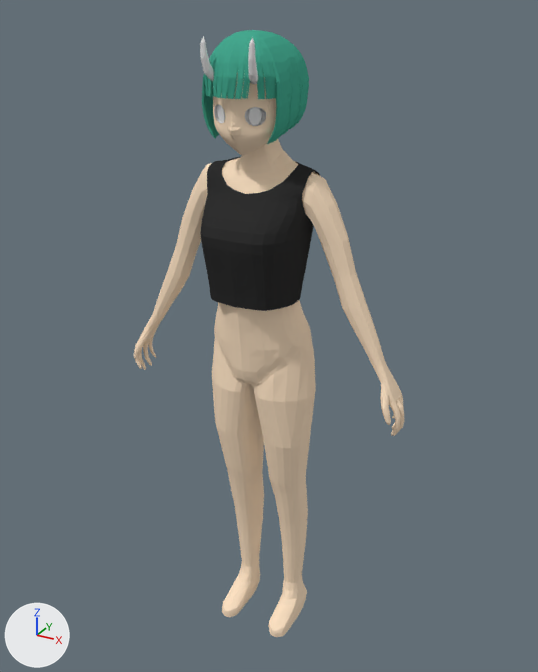
The Blender file untitled.blend, before and after one commit.
One viewpoint serves both versions: a 50 mm lens placed at (10.03, -11.33, 19.66), pointed at (-0.01, 6.94, 10.53). Every picture has the same lights, and +X, +Y and +Z are marked at lower left.

The older version as bpy lines, for what is in view:
```python
ob_arm = bpy.data.objects.new('arm', me_平面_005)
ob_arm.location = (0.0, -1.0, 17.3)
ob_arm.rotation_euler = (1.571, 0.0, 0.0)  # degrees (90, 0, 0)
ob_arm.scale = (0.158, 0.158, 0.158)
ob_body = bpy.data.objects.new('body', me_平面_002)
ob_body.location = (0.0, -1.0, 17.3)
ob_body.rotation_euler = (1.571, 0.0, 0.0)  # degrees (90, 0, 0)
ob_body.scale = (0.158, 0.158, 0.158)
ob_eye = bpy.data.objects.new('eye', me_平面_001)
ob_eye.location = (0.0, -2.12, 17.25)
ob_eye.rotation_euler = (1.571, 0.0, 0.0)  # degrees (90, 0, 0)
ob_eye.scale = (0.184, 0.184, 0.184)
ob_eye2 = bpy.data.objects.new('eye2', me_平面_004)
ob_eye2.location = (0.0, -2.12, 17.25)
ob_eye2.rotation_euler = (1.571, 0.0, 0.0)  # degrees (90, 0, 0)
ob_eye2.scale = (0.184, 0.184, 0.184)
ob_face = bpy.data.objects.new('face', me_平面)
ob_face.location = (0.0, -2.12, 17.25)
ob_face.rotation_euler = (1.571, 0.0, 0.0)  # degrees (90, 0, 0)
ob_face.scale = (0.184, 0.184, 0.184)
ob_hair = bpy.data.objects.new('hair', me_平面_006)
ob_hair.location = (0.0, -2.12, 17.25)
ob_hair.rotation_euler = (1.571, 0.0, 0.0)  # degrees (90, 0, 0)
ob_hair.scale = (0.184, 0.184, 0.184)
ob_leg = bpy.data.objects.new('leg', me_平面_007)
ob_leg.location = (0.0, -1.0, 17.3)
ob_leg.rotation_euler = (1.571, 0.0, 0.0)  # degrees (90, 0, 0)
ob_leg.scale = (0.158, 0.158, 0.158)
ob_shirt = bpy.data.objects.new('shirt', me_平面_003)
ob_shirt.location = (0.0, -1.0, 17.3)
ob_shirt.rotation_euler = (1.571, 0.0, 0.0)  # degrees (90, 0, 0)
ob_shirt.scale = (0.158, 0.158, 0.158)
```
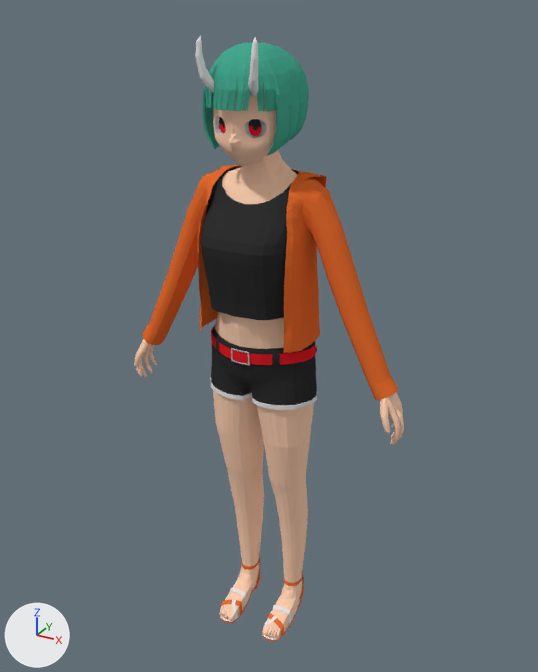
Edits to the bpy script that builds the scene:
```text
Change me_平面_007:
    used by ob_leg; location = (0.0, -1.0, 17.3); rotation_euler = (1.571, 0.0, 0.0), in degrees (90, 0, 0); scale = (0.158, 0.158, 0.158)
    remove me_平面_007.from_pydata(...)  # 322 vertices, 310 faces; spans x 0.8..11.0, y -108.8..-43.8, z -55.0..-41.2
    add me_平面_007.from_pydata(...)  # 162 vertices, 144 faces; spans x 0.8..11.0, y -100.4..-43.8, z -54.8..-41.4
    me_平面_007 part 1: 160 vertices removed from x 3.5..8.0, y -108.8..-102.3, z -55.0..-41.2
    me_平面_007 part 2: 13 vertices moved from x 0.8..9.6, y -62.0..-48.4, z -45.0..-41.4 to x 1.0..9.3, y -62.0..-48.1, z -44.7..-41.4
Change me_平面_002:
    used by ob_body; location = (0.0, -1.0, 17.3); rotation_euler = (1.571, 0.0, 0.0), in degrees (90, 0, 0); scale = (0.158, 0.158, 0.158)
    remove me_平面_002.from_pydata(...)  # 679 vertices, 647 faces; spans x 0.0..10.5, y -50.7..-2.1, z -54.7..-36.8
    add me_平面_002.from_pydata(...)  # 676 vertices, 655 faces; spans x 0.0..10.5, y -48.9..-3.3, z -54.7..-36.8
    me_平面_002 part 3: 187 vertices moved from x 0.0..10.5, y -50.4..-27.5, z -54.7..-38.4 to x 0.0..10.5, y -48.7..-27.5, z -54.7..-38.6; 10 vertices removed from x 0.0..2.9, y -50.7..-19.4, z -52.5..-38.7; 7 vertices added at x 0.0..2.9, y -48.9..-19.4, z -52.5..-38.8
    me_平面_002 part 4: 20 vertices moved from x 0.0..2.2, y -6.5..-2.1, z -50.2..-43.8 to x 0.0..2.2, y -7.2..-3.3, z -50.3..-43.9
Change me_平面:
    used by ob_face; location = (0.0, -2.12, 17.25); rotation_euler = (1.571, 0.0, 0.0), in degrees (90, 0, 0); scale = (0.184, 0.184, 0.184)
    remove me_平面.from_pydata(...)  # 463 vertices, 411 faces; spans x 0.0..4.9, y -5.9..9.8, z -51.5..-37.5
    add me_平面.from_pydata(...)  # 581 vertices, 546 faces; spans x 0.0..4.9, y -5.9..11.4, z -51.5..-37.1
    me_平面 part 5: a new loose piece of 41 vertices spanning x 1.8..3.4, y -1.3..1.0, z -40.8..-40.0
    me_平面 part 6: 1 vertex moved from x 0.0, y -1.0, z -38.9 to x 0.0, y -1.0, z -39.0; 8 vertices removed from x 0.0..3.3, y -4.0..1.0, z -45.4..-39.5; 85 vertices added at x 0.0..4.2, y -5.0..1.3, z -49.1..-39.5
    me_平面 part 7: 41 vertices moved from x 2.7..4.1, y 4.4..9.8, z -39.2..-37.5 to x 2.9..4.7, y 4.9..11.4, z -39.0..-37.1
    add me_平面.materials.append(mat_マテリアル)  # black #313131
    add me_平面.materials.append(mat_マテリアル_003)  # red #e71f27
Change ob_hair:
    ob_hair.location: (0.0, -2.12, 17.25) -> (0.0, -2.12, 16.97)
Remove ob_eye2:
    ob_eye2 = bpy.data.objects.new('eye2', me_平面_004)
Change ob_arm:
    ob_arm.location: (0.0, -1.0, 17.3) -> (0.0, -1.0, 17.02)
Change ob_body:
    ob_body.location: (0.0, -1.0, 17.3) -> (0.0, -1.0, 17.02)
Change ob_shirt:
    ob_shirt.location: (0.0, -1.0, 17.3) -> (0.0, -1.0, 17.02)
Remove ob_eye:
    ob_eye = bpy.data.objects.new('eye', me_平面_001)
Change ob_face:
    ob_face.location: (0.0, -2.12, 17.25) -> (0.0, -2.12, 16.97)
Add ob_pamts:
    ob_pamts = bpy.data.objects.new('pamts', me_平面_008)  # 438 vertices, 352 faces; spans x 0.0..11.3, y -53.2..-40.9, z -55.4..-39.2; in mat_マテリアル (black #313131), mat_マテリアル_002 (beige #f1ddb1), mat_マテリアル_003 (red #e71f27), mat_iron (grey #b8b8b8), mat_white (white #e7e7e7); modifiers MIRROR
    ob_pamts.location = (0.0, -1.0, 17.3)
    ob_pamts.rotation_euler = (1.571, 0.0, 0.0)  # degrees (90, 0, 0)
    ob_pamts.scale = (0.158, 0.158, 0.158)
Add ob_foot:
    ob_foot = bpy.data.objects.new('foot', me_平面_011)  # 253 vertices, 229 faces; spans x 3.54..7.55, y -108.45..-100.41, z -54.25..-40.13; in mat_マテリアル_004 (beige #fce2c4); modifiers MIRROR
    ob_foot.location = (0.0, -1.0, 17.3)
    ob_foot.rotation_euler = (1.571, 0.0, 0.0)  # degrees (90, 0, 0)
    ob_foot.scale = (0.158, 0.158, 0.158)
Add ob_shoes:
    ob_shoes = bpy.data.objects.new('shoes', me_平面_012)  # 120 vertices, 102 faces; spans x 3.3..7.76, y 0.81..9.41, z -6.25..8.38; in mat_マテリアル_007 (orange #e76c30), mat_white (white #e7e7e7); modifiers MIRROR
    ob_shoes.location = (0.0, 6.6, 0.01)
    ob_shoes.rotation_euler = (1.571, 0.0, 0.0)  # degrees (90, 0, 0)
    ob_shoes.scale = (0.158, 0.158, 0.158)
Add ob_parker:
    ob_parker = bpy.data.objects.new('Parker', me_平面_013)  # 364 vertices, 328 faces; spans x 0.0..27.5, y -46.7..-9.0, z -58.9..-39.7; in mat_マテリアル_007 (orange #e76c30); modifiers MIRROR
    ob_parker.location = (0.0, -1.0, 17.02)
    ob_parker.rotation_euler = (1.571, 0.0, 0.0)  # degrees (90, 0, 0)
    ob_parker.scale = (0.158, 0.158, 0.158)
```

Where the change shows, as pixel boxes (x1, y1, x2, y2) in the pictures (538 x 672 px; the box of a moved part takes in the faces that stretch with it):
'leg', reshaped
    before: (212, 345, 316, 637)
    after: (213, 390, 314, 583)
'Parker', added (orange)
    after: (142, 165, 398, 400)
'shirt', moved
    before: (200, 157, 320, 311)
    after: (201, 167, 299, 320)
'arm', moved
    before: (134, 163, 405, 436)
    after: (134, 202, 404, 444)
'body', reshaped, moved
    before: (214, 139, 318, 387)
    after: (215, 150, 298, 349)
'hair', moved
    before: (202, 30, 309, 144)
    after: (202, 43, 309, 155)
'pamts', added (black)
    after: (210, 325, 317, 410)
'face', reshaped, moved (9% taller)
    before: (200, 36, 277, 156)
    after: (195, 36, 276, 167)
'foot', added (beige)
    after: (220, 559, 302, 639)
'shoes', added
    after: (220, 555, 304, 641)
'eye', deleted
    before: (217, 105, 262, 125)
'eye2', deleted
    before: (214, 105, 266, 126)
part 1 of me_平面_007, deleted (beige)
    before: (222, 559, 307, 637)
part 2 of me_平面_007, moved or reshaped
    before: (212, 366, 306, 486)
    after: (213, 390, 306, 486)
part 3 of me_平面_002, moved or reshaped
    before: (214, 301, 314, 387)
    after: (215, 312, 284, 349)
part 4 of me_平面_002, moved or reshaped
    before: (247, 139, 278, 158)
    after: (247, 150, 278, 168)
part 5 of me_平面, added
    after: (219, 117, 262, 136)
part 6 of me_平面, built on
    before: (216, 104, 262, 145)
    after: (214, 116, 266, 158)
part 7 of me_平面, moved or reshaped
    before: (200, 36, 258, 84)
    after: (195, 36, 259, 97)
